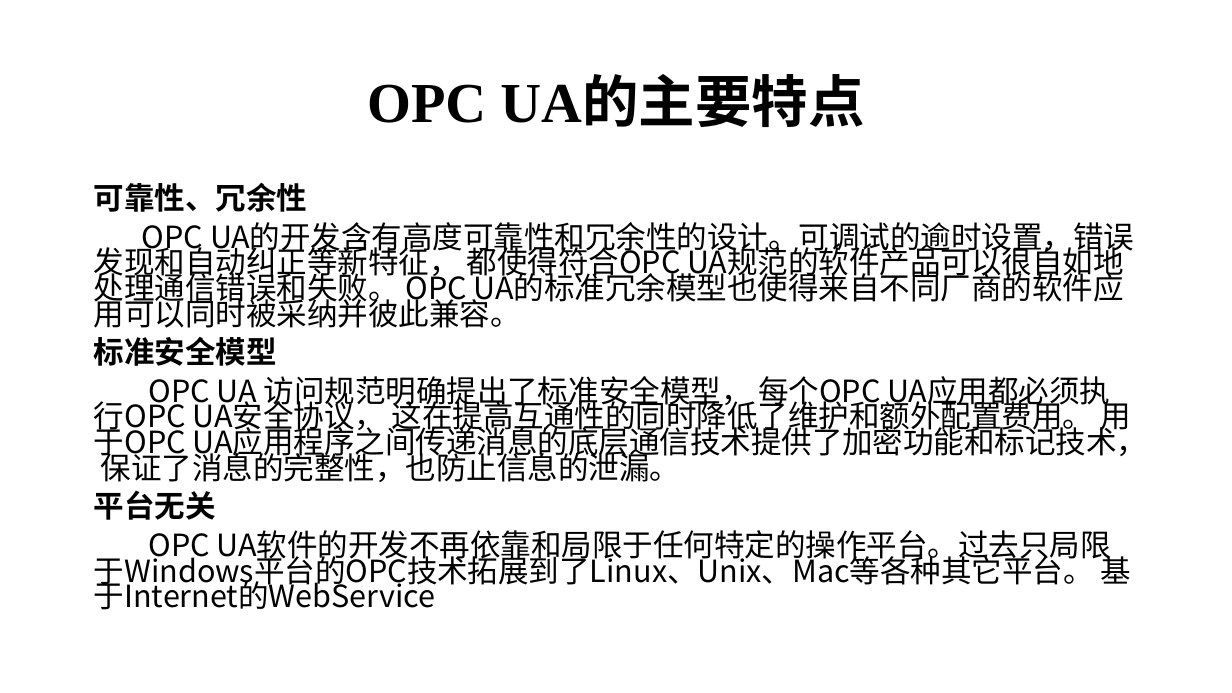
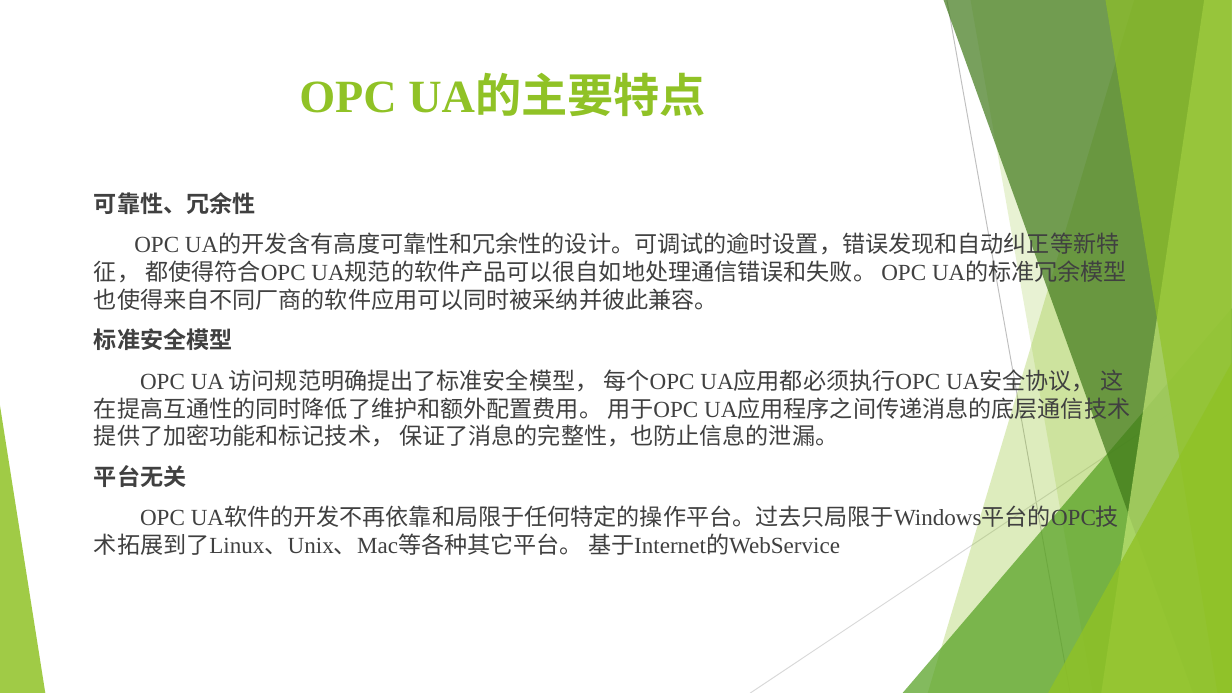
Before and after one commit to marinajacks/powerlink, a slide deck: slide 4 of 研究组会/组会PPT.pptx. Drawn at 1232x693 pixels with LibreOffice and Linux fonts; fonts in the diff are those of the drawing. Boxes give left, top, right and bottom in pixels: in the first picture for what was removed or moved away, otherwise in the second. Text is boxed around its words. In the diff, an @@ line names an element or a change of style, - is before the commit and + after.

```diff
--- a/研究组会/组会PPT.pptx
+++ b/研究组会/组会PPT.pptx
@@ title "OPC UA的主要特点": place and size @@
-title "OPC UA的主要特点" at [367,78,864,127]
+title "OPC UA的主要特点" at [299,76,706,116]
@@ title "OPC UA的主要特点" at [299,76,706,116]: size 44 to 36 pt, text colour #000000 to #90C226; line spacing 0.9 to 1; vertical alignment middle to top @@
@@ text "可靠性、冗余性" at [94,192,1123,555]: size 23.8 to 18 pt, font Noto Sans CJK SC to Times New Roman, text colour #000000 to #404040; line spacing 0.7 to 1 @@
@@ group added at [0,0,1232,693]: 5 freeform shapes, 3 triangles, 2 lines @@
```
Also in this commit, not shown: 4 other slides changed, 1 slide added, 1 slide removed, 1 other file.
